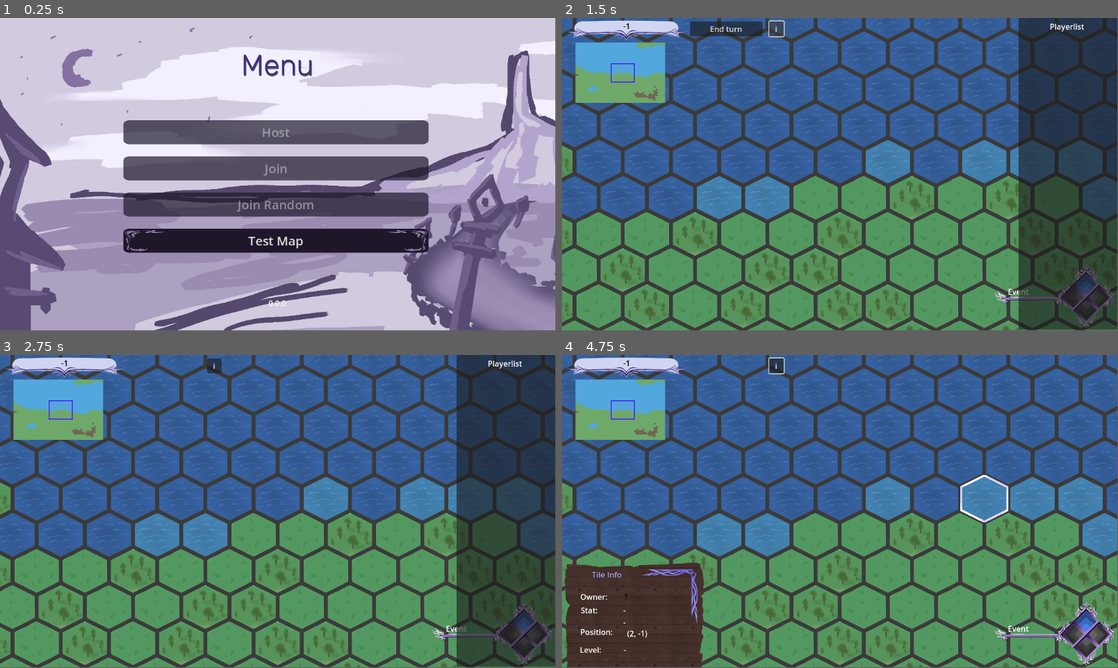
Above: before the commit, frames 1-4 (two rows, left to right).
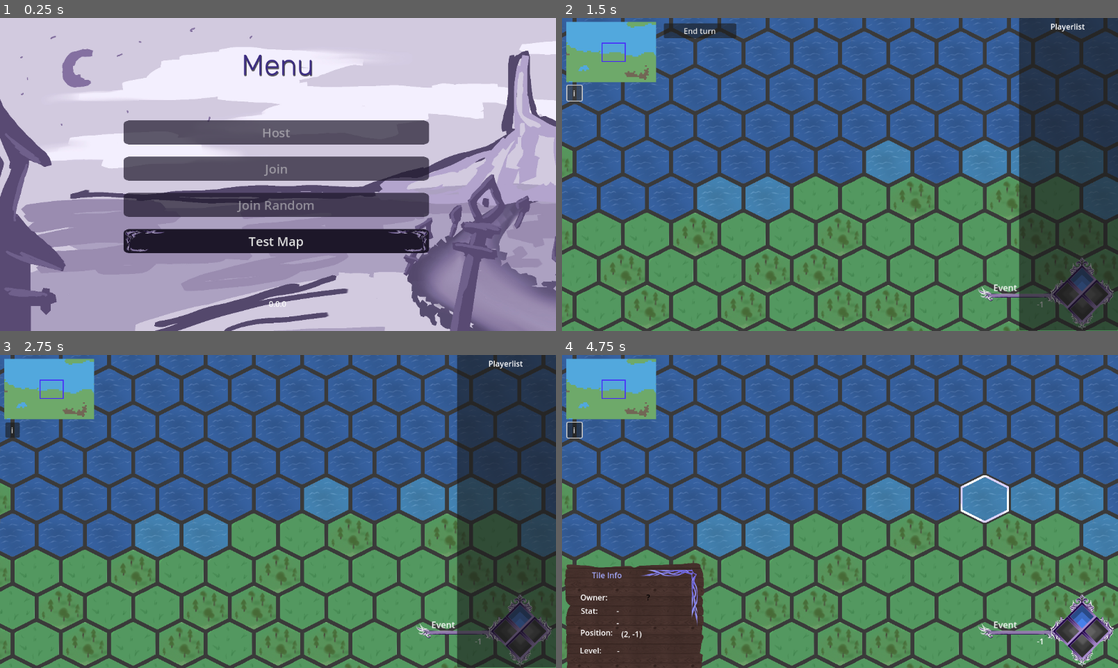
Above: after the commit, the same moments.

Repository: DragonCat4012/Shyv_Game
Game: Godot game, scene res://Scenes/menu.tscn
Two runs of this game, one before a commit and one after it. Both use one fixed random seed, a clock stepped at 60 frames per second and the inputs below.
Inputs (mouse positions are in pixels of both pictures, inside the frame that each line leads up to):
- Up to frame 1 (0.25 s): no input
- Up to frame 2 (1.5 s): click "Test Map" at 0.5 s; click "i" at 1.25 s
- Up to frame 3 (2.75 s): click "End turn" at 2 s
- Up to frame 4 (4.75 s): click "i" at 2.75 s; click "i" at 3.5 s; tap Enter at 4.25 s; move the mouse to (962, 495) at 4.27 s; right-click (962, 495) at 4.35 s; click (962, 495) at 4.42 s
In our replay, the window is 799x449 before the commit and 800x450 after it. These sizes can differ from the game's own. Grey fills any space a smaller window leaves; there, only what the larger window draws over its background counts as a difference.

The runs differ from the first frame. In frame 1, 3.6% of the frame differs, in the area x 0-100%, y 3-100%; in frame 2, 9.9%; in frame 3, 9.3%; in frame 4, 10%, in the area x 0-100%, y 0-100%.
Error in both runs: Invalid access to property or key 'assignedID' on a base object of type 'Nil'. (res://Scenes/Overlays/PhaseManager.gd:6)

Commit message:
move stuff, enable resize

Diff:
--- a/Scenes/Game/map.tscn
+++ b/Scenes/Game/map.tscn
@@ -112,11 +112,13 @@
 
 [node name="TileOwner" type="Label" parent="Camera2D/Control/TileInfoPanel"]
 layout_mode = 0
-offset_left = 130.0
+offset_left = 114.0
 offset_top = 49.0
-offset_right = 187.0
+offset_right = 246.0
 offset_bottom = 72.0
 text = "-"
+horizontal_alignment = 1
+clip_text = true
 
 [node name="_TileLevel" type="Label" parent="Camera2D/Control/TileInfoPanel"]
 layout_mode = 0
@@ -128,10 +130,10 @@
 
 [node name="TileLevel" type="Label" parent="Camera2D/Control/TileInfoPanel"]
 layout_mode = 0
-offset_left = 129.0
-offset_top = 159.0
-offset_right = 186.0
-offset_bottom = 182.0
+offset_left = 115.0
+offset_top = 160.0
+offset_right = 172.0
+offset_bottom = 183.0
 text = "-"
 
 [node name="_TileStat" type="Label" parent="Camera2D/Control/TileInfoPanel"]
@@ -144,17 +146,17 @@
 
 [node name="TileStat" type="Label" parent="Camera2D/Control/TileInfoPanel"]
 layout_mode = 0
-offset_left = 128.0
+offset_left = 114.0
 offset_top = 77.0
-offset_right = 185.0
+offset_right = 171.0
 offset_bottom = 100.0
 text = "-"
 
 [node name="TileStatModifier" type="Label" parent="Camera2D/Control/TileInfoPanel"]
 layout_mode = 0
-offset_left = 128.0
+offset_left = 114.0
 offset_top = 102.0
-offset_right = 185.0
+offset_right = 171.0
 offset_bottom = 125.0
 text = "-"
 
@@ -168,9 +170,9 @@
 
 [node name="CoordinateTracker" type="Label" parent="Camera2D/Control/TileInfoPanel"]
 layout_mode = 0
-offset_left = 124.0
+offset_left = 112.0
 offset_top = 125.0
-offset_right = 191.0
+offset_right = 179.0
 offset_bottom = 148.0
 text = "(-,-)"
 horizontal_alignment = 1
@@ -187,35 +189,18 @@
 flip_h = true
 
 [node name="GamePhasesScene" parent="Camera2D/Control" instance=ExtResource("4_v3vhx")]
-position = Vector2(895, 511)
-
-[node name="PlayerListScene" parent="Camera2D/Control" instance=ExtResource("5_u20ln")]
-layout_mode = 0
-offset_left = 946.0
-offset_right = 1151.0
-
-[node name="PlayerListButton" type="Button" parent="Camera2D/Control"]
-layout_mode = 0
-offset_left = 429.0
-offset_top = 8.0
-offset_right = 459.0
-offset_bottom = 39.0
-text = "i"
-
-[node name="TurnView" parent="Camera2D/Control" instance=ExtResource("6_nh4wk")]
-offset_left = 265.0
-offset_top = 8.0
-offset_right = 265.0
-offset_bottom = 8.0
+position = Vector2(860, 494)
+scale = Vector2(1.13118, 1.13118)
 
 [node name="NameBox" type="Control" parent="Camera2D/Control"]
 anchors_preset = 0
-offset_left = 4.0
-offset_top = 6.0
-offset_right = 263.0
-offset_bottom = 48.0
+offset_left = 771.0
+offset_top = 600.0
+offset_right = 1030.0
+offset_bottom = 642.0
 
 [node name="TextureRect" type="TextureRect" parent="Camera2D/Control/NameBox"]
+visible = false
 layout_mode = 1
 anchors_preset = 15
 anchor_right = 1.0
@@ -229,19 +214,40 @@
 layout_mode = 1
 anchors_preset = 10
 anchor_right = 1.0
-offset_bottom = 23.0
+offset_left = 112.0
+offset_top = -18.0
+offset_right = -32.0
+offset_bottom = 5.0
 grow_horizontal = 2
-theme_override_colors/font_color = Color(0, 0, 0, 1)
 text = "-1"
-horizontal_alignment = 1
+horizontal_alignment = 2
 vertical_alignment = 1
 
+[node name="PlayerListScene" parent="Camera2D/Control" instance=ExtResource("5_u20ln")]
+layout_mode = 0
+offset_left = 946.0
+offset_right = 1151.0
+
+[node name="PlayerListButton" type="Button" parent="Camera2D/Control"]
+layout_mode = 0
+offset_left = 10.0
+offset_top = 141.0
+offset_right = 40.0
+offset_bottom = 172.0
+text = "i"
+
+[node name="TurnView" parent="Camera2D/Control" instance=ExtResource("6_nh4wk")]
+offset_left = 210.0
+offset_top = 12.0
+offset_right = 210.0
+offset_bottom = 12.0
+
 [node name="SubViewportContainer" type="SubViewportContainer" parent="Camera2D/Control"]
 layout_mode = 0
-offset_left = 27.0
-offset_top = 52.0
-offset_right = 213.0
-offset_bottom = 177.0
+offset_left = 8.0
+offset_top = 9.0
+offset_right = 194.0
+offset_bottom = 134.0
 stretch = true
 
 [node name="SubViewport" type="SubViewport" parent="Camera2D/Control/SubViewportContainer"]
--- a/project.godot
+++ b/project.godot
@@ -30,7 +30,7 @@
 
 [display]
 
-window/size/resizable=false
+window/stretch/mode="viewport"
 
 [input]
 
